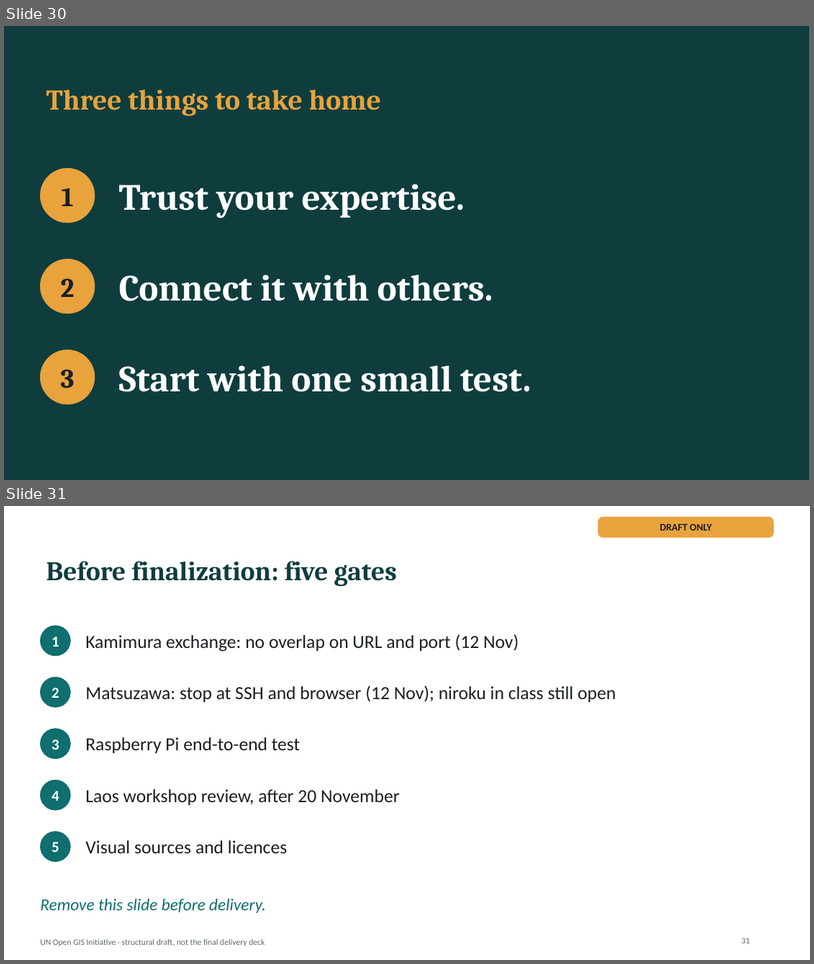
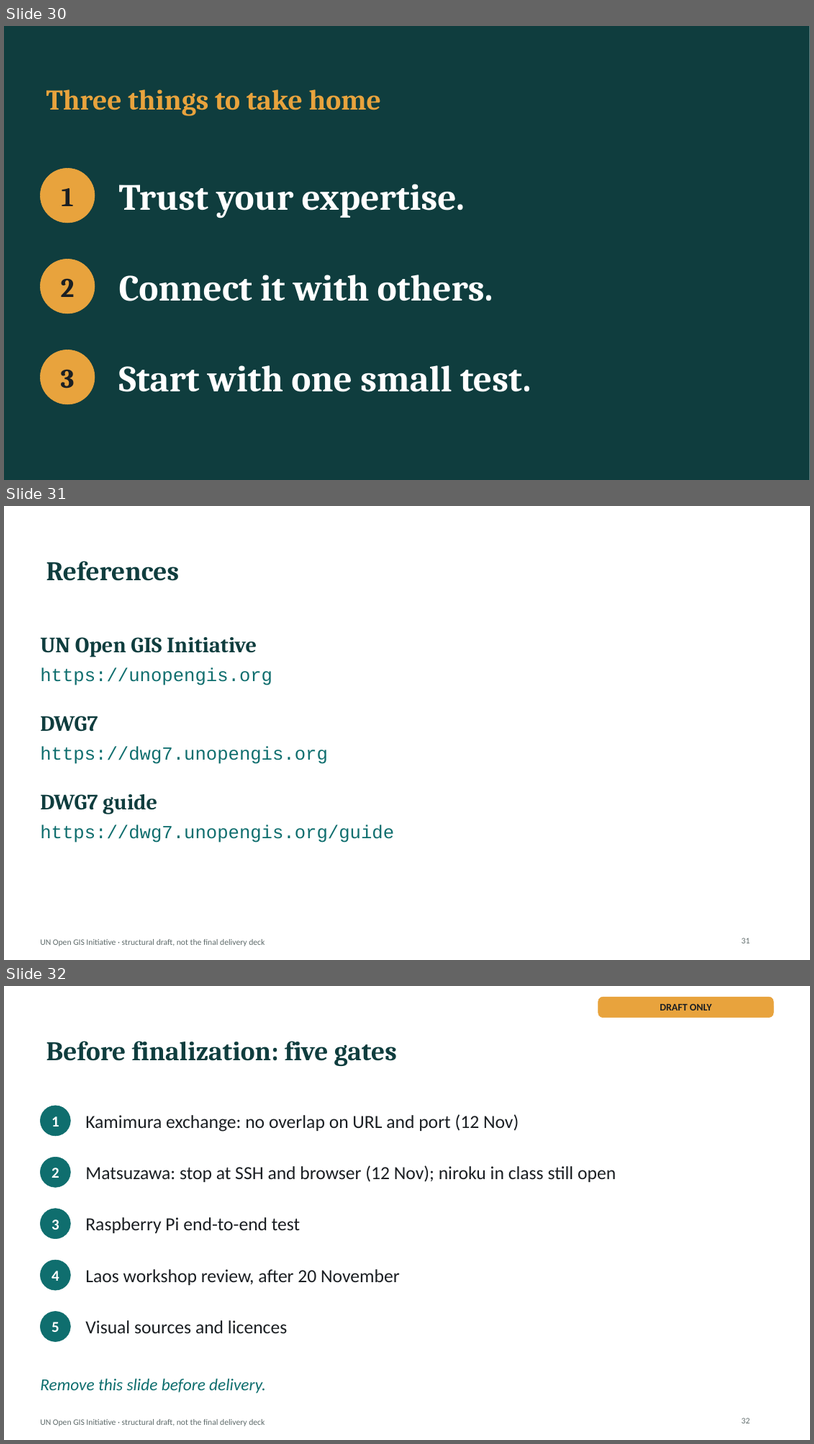
Before and after one commit to hfu/20261125, a slide deck: deck/jica-un-open-gis-2026-structure.pptx. Shown one above the other, each under a label of ours: slides 30 and 31 before the commit, slides 30, 31 and 32 after it. The pictures are 814x964 and 814x1444 pixels, drawn with LibreOffice and Linux fonts; fonts in the diff are those of the drawing. Boxes give left, top, right and bottom in pixels: in the first picture for what was removed or moved away, otherwise in the second. Text is boxed around its words. In the diff, an @@ line names an element or a change of style, - is before the commit and + after.

```diff
--- a/deck/jica-un-open-gis-2026-structure.pptx
+++ b/deck/jica-un-open-gis-2026-structure.pptx
@@ slide 31 added at (4,506,810,960), background #FFFFFF; not listed: 1 template element that a slide beside it also shows @@
@@ title added at (46,561,179,581), 32 pt, text #0F3D3E, bold @@
+References
@@ text added at (40,637,257,656), 26 pt, text #0F3D3E, bold @@
+UN Open GIS Initiative
@@ text added at (40,667,273,685), 22 pt, text #0F6E6E @@
+https://unopengis.org
@@ text added at (40,716,98,731), 26 pt, text #0F3D3E, bold @@
+DWG7
@@ text added at (40,746,328,764), 22 pt, text #0F6E6E @@
+https://dwg7.unopengis.org
@@ text added at (40,794,157,814), 26 pt, text #0F3D3E, bold @@
+DWG7 guide
@@ text added at (40,824,394,842), 22 pt, text #0F6E6E @@
+https://dwg7.unopengis.org/guide
@@ page number added at (742,937,751,943), 10 pt, text #5F6B6B @@
+31
@@ what was slide 31 is now slide 32 @@
@@ page number at (742,1417,751,1423): text changed @@
-31
+32
```
Also in this commit, not shown: 1 slide changed, 1 other slide added, 1 slide removed, 7 other files.
